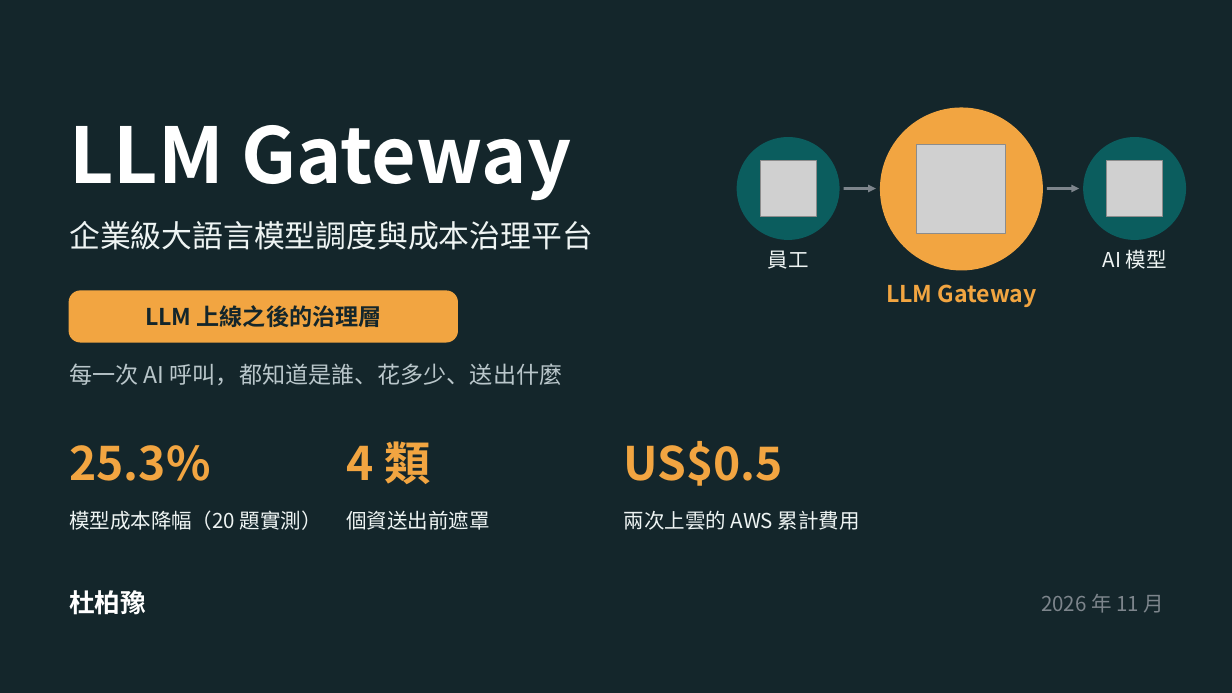
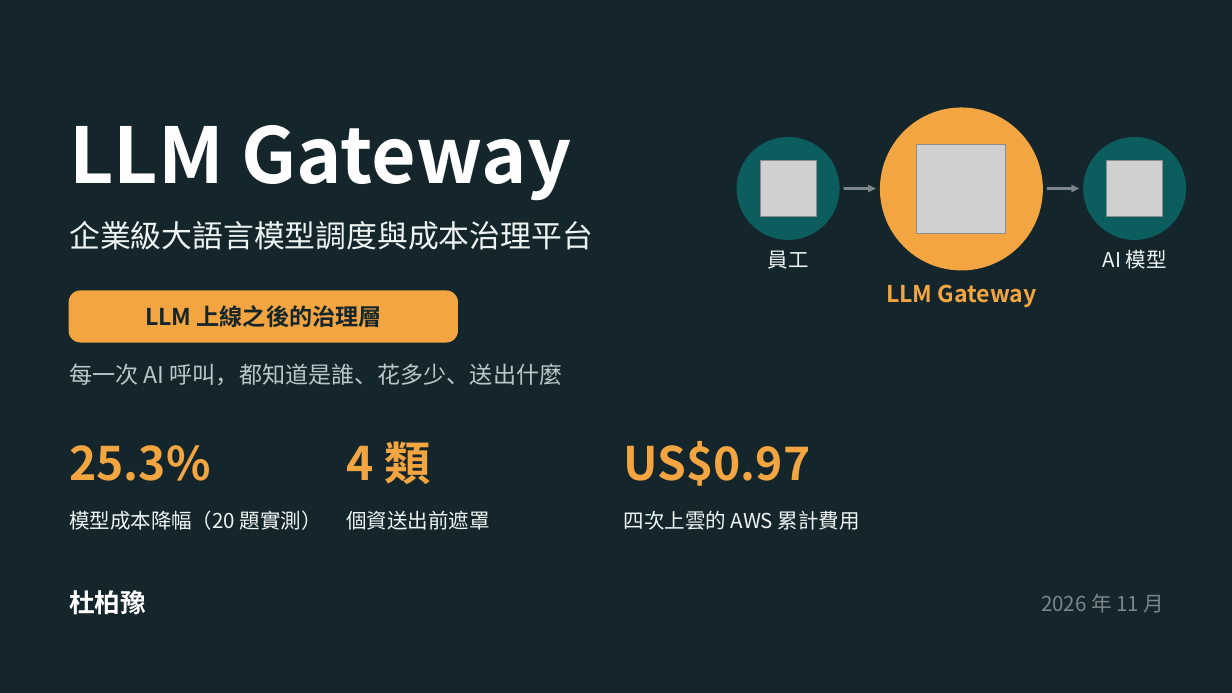
Before and after one commit to Poyu-Tu/llm-gateway, a slide deck: slide 1 of docs/slides/llm-gateway-slides-10min-v6.2.pptx. Drawn at 1232x693 pixels with LibreOffice and Linux fonts; fonts in the diff are those of the drawing; grey boxes stand for pictures. Boxes give left, top, right and bottom in pixels: in the first picture for what was removed or moved away, otherwise in the second. Text is boxed around its words. In the diff, an @@ line names an element or a change of style, - is before the commit and + after.

```diff
--- a/docs/slides/llm-gateway-slides-10min-v6.2.pptx
+++ b/docs/slides/llm-gateway-slides-10min-v6.2.pptx
@@ text at [624,441,811,486]: text changed @@
-US$0.5
+US$0.97
@@ text at [624,510,860,530]: text changed @@
-兩次上雲的 AWS 累計費用
+四次上雲的 AWS 累計費用
```
Also in this commit, not shown: 9 other slides changed, 1 other file.
